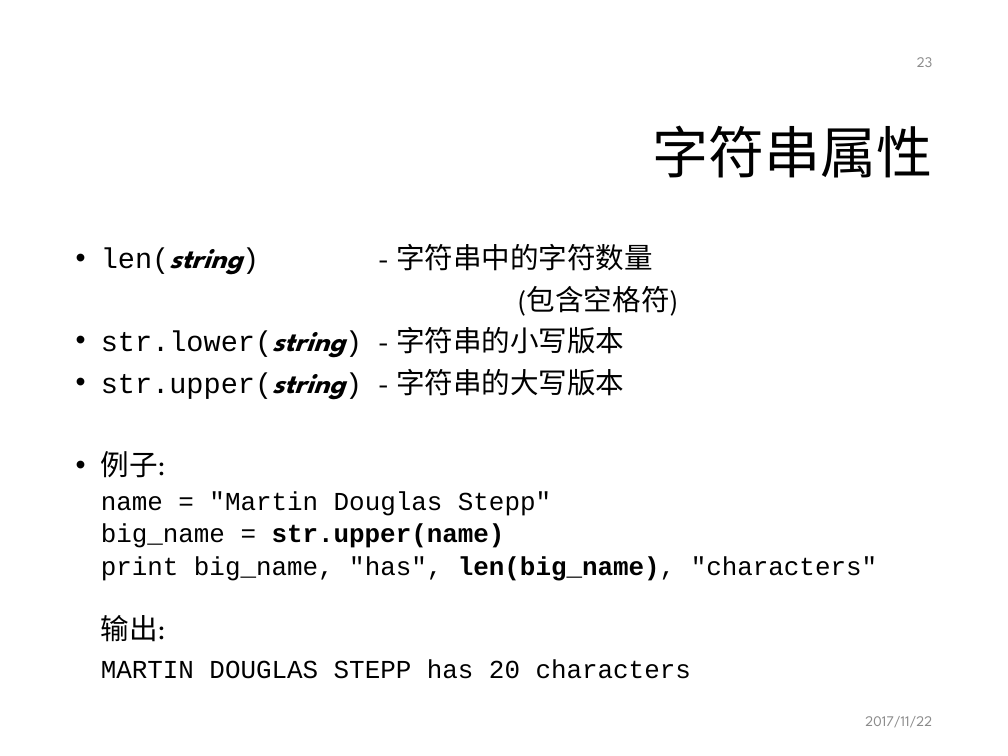
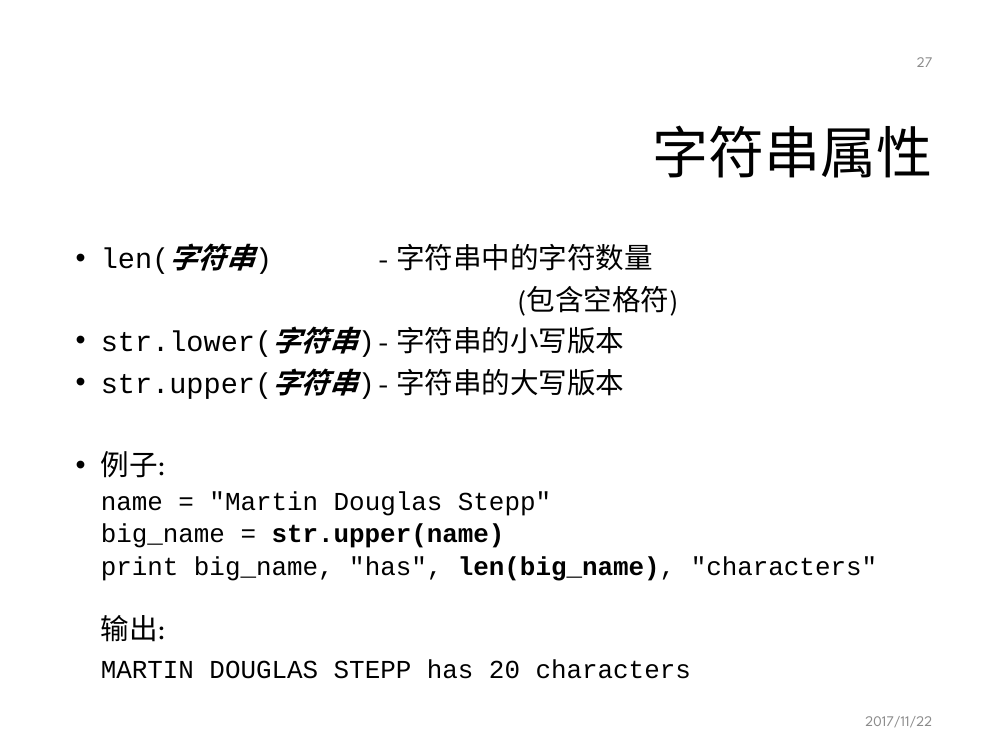
Before and after one commit to mcai/PythonTraining, a slide deck: slide 27 of intro_python_programming.pptx (slide 23 before the commit). Drawn at 1008x756 pixels with LibreOffice and Linux fonts; fonts in the diff are those of the drawing; background and template pictures are left out. Boxes give left, top, right and bottom in pixels: in the first picture for what was removed or moved away, otherwise in the second. Text is boxed around its words. In the diff, an @@ line names an element or a change of style, - is before the commit and + after.

```diff
--- a/intro_python_programming.pptx
+++ b/intro_python_programming.pptx
@@ page number at [917, 57, 932, 67]: text changed @@
-23
+27
@@ text at [101, 243, 653, 274]: text changed @@
-• len(string) - 字符串中的字符数量
+• len(字符串) - 字符串中的字符数量
@@ text at [101, 326, 624, 399]: text changed @@
-• str.lower(string) - 字符串的小写版本
-• str.upper(string) - 字符串的大写版本
+• str.lower(字符串) - 字符串的小写版本
+• str.upper(字符串) - 字符串的大写版本
```
Also in this commit, not shown: 11 other slides changed, 4 slides added.
